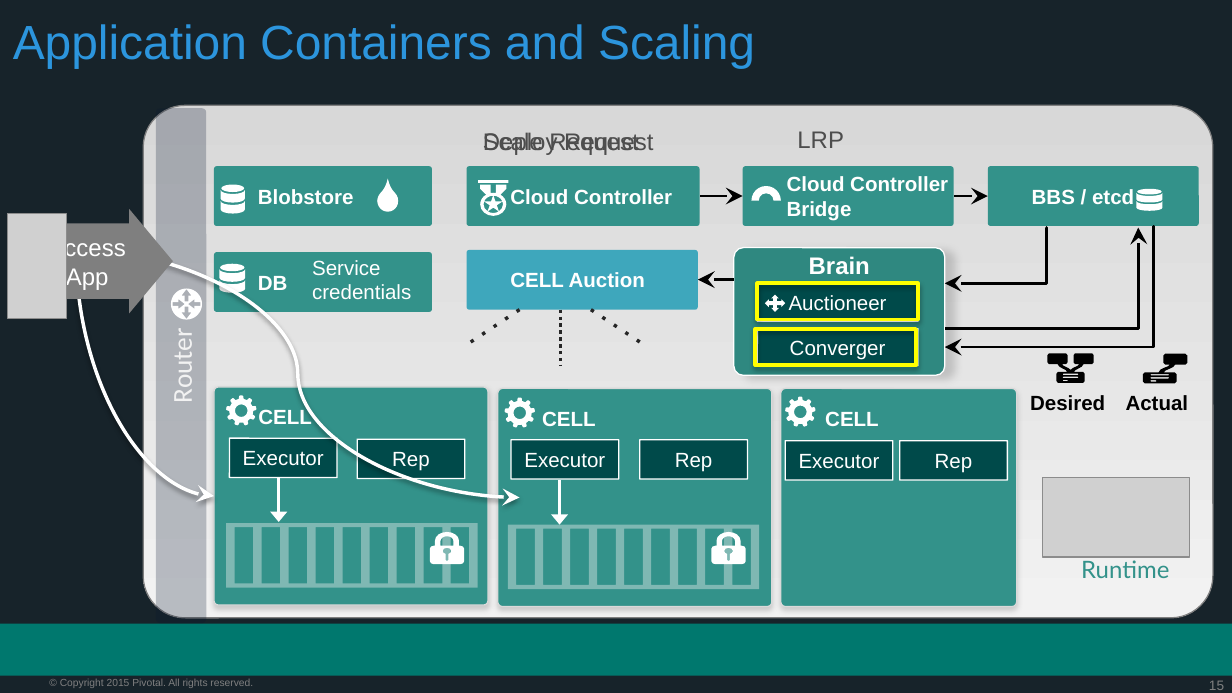
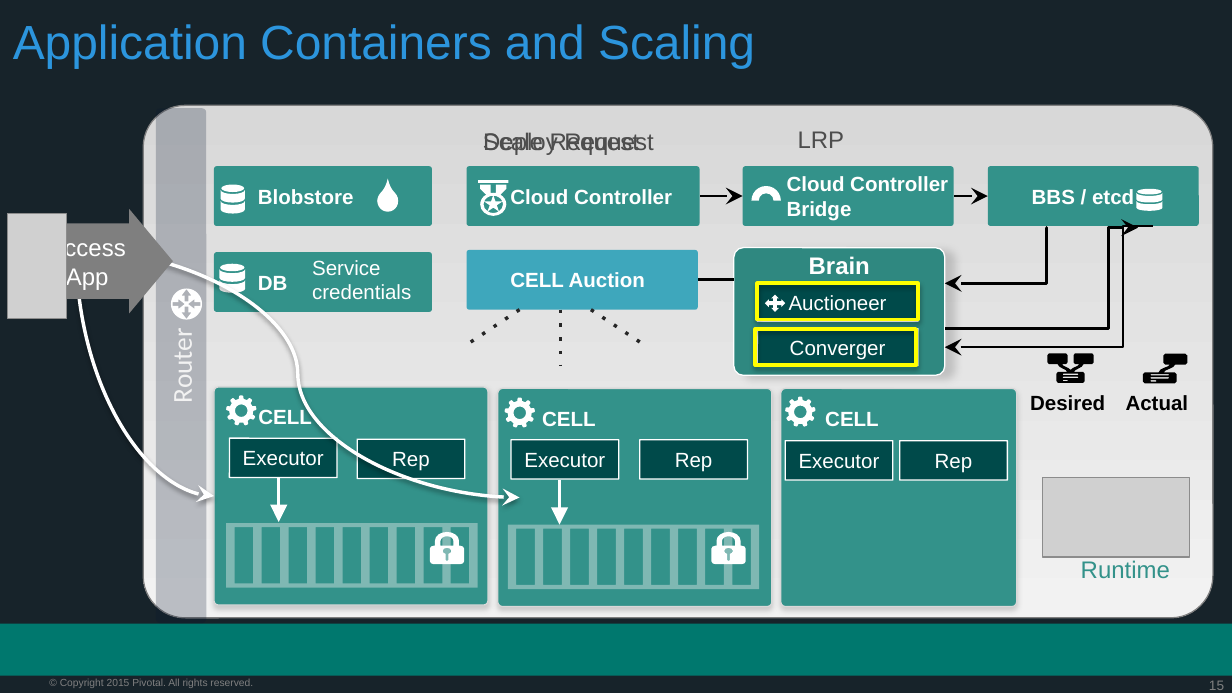
Before and after one commit to kishorepkr/PCF-Workshop-Fox, a slide deck: slide 15 of presentations/PCF-Architecture.pptx. Drawn at 1232x693 pixels with LibreOffice and Linux fonts; fonts in the diff are those of the drawing; grey boxes stand for pictures; background and template pictures are left out. Boxes give left, top, right and bottom in pixels: in the first picture for what was removed or moved away, otherwise in the second. Text is boxed around its words. In the diff, an @@ line names an element or a change of style, - is before the commit and + after.

```diff
--- a/presentations/PCF-Architecture.pptx
+++ b/presentations/PCF-Architecture.pptx
@@ elbow arrow (1138, 228) - (945, 329): route changed @@
@@ elbow arrow (945, 347) - (1153, 225): route changed @@
@@ elbow arrow (734, 280) - (697, 280): route changed @@
@@ rounded rectangle "CELL" at [214, 387, 488, 605]: outline #D9D9D9 0.75 pt to #D8D8D8 0.75 pt @@
@@ rounded rectangle "CELL" at [498, 388, 771, 606]: outline #D9D9D9 0.75 pt to #D8D8D8 0.75 pt @@
@@ text "Runtime" at [1081, 560, 1170, 578]: font Lato to Arial @@
```
Also in this commit, not shown: 18 other slides changed.
